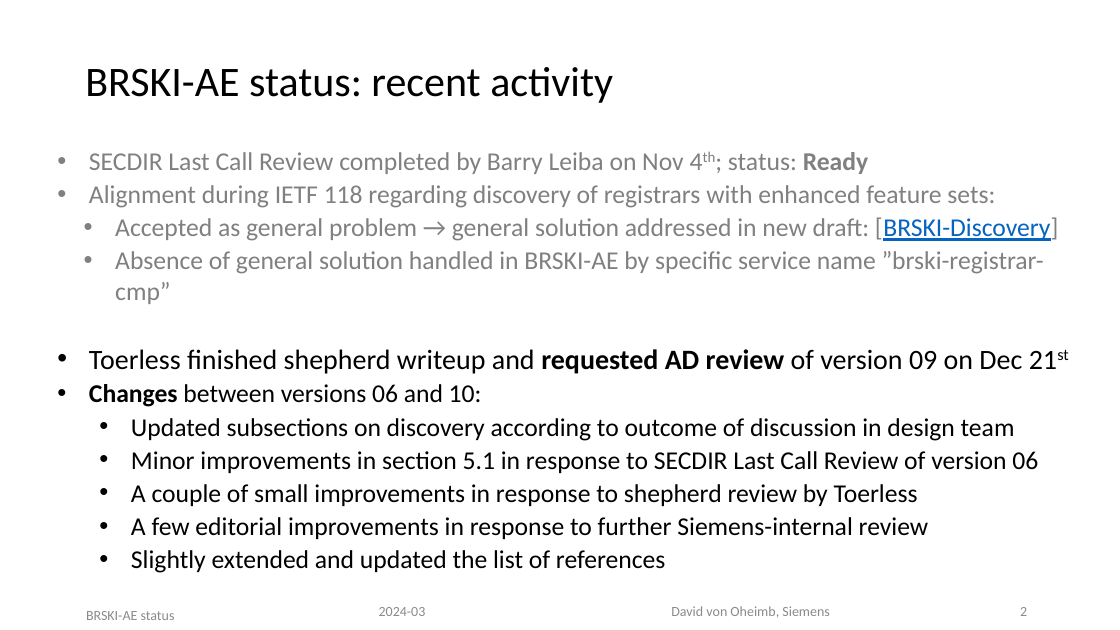
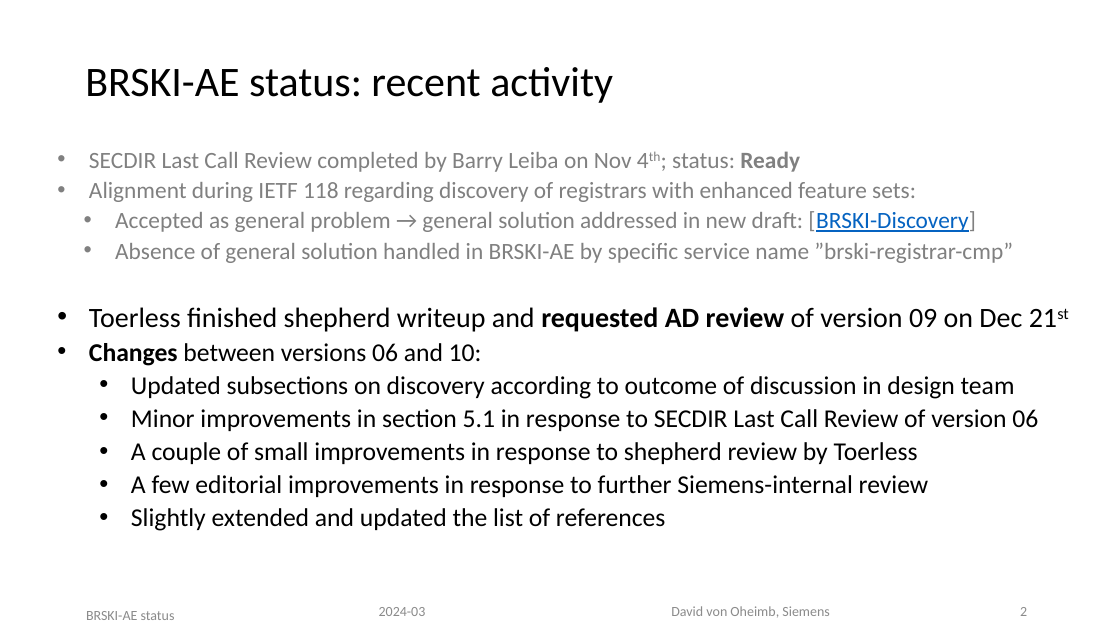
Before and after one commit to anima-wg/anima-brski-ae, a slide deck: slide 2 of presentations/slides-119-BRSKI-AE.pptx. Drawn at 1120x630 pixels with LibreOffice and Linux fonts; fonts in the diff are those of the drawing. Boxes give left, top, right and bottom in pixels: in the first picture for what was removed or moved away, otherwise in the second. Text is boxed around its words. In the diff, an @@ line names an element or a change of style, - is before the commit and + after.

Commit message:
slides-118-BRSKI-AE.pptx: adapted layout on 2nd slide

```diff
--- a/presentations/slides-119-BRSKI-AE.pptx
+++ b/presentations/slides-119-BRSKI-AE.pptx
@@ text at (89, 151, 1013, 263): size 22 to 20 pt in "SECDIR Last Call Review completed by Barry ...", "Alignment during IETF 118 regarding discovery of ...", "Accepted as general problem → general solution ...", "Absence of general solution handled in BRSKI-AE ..." @@
```
